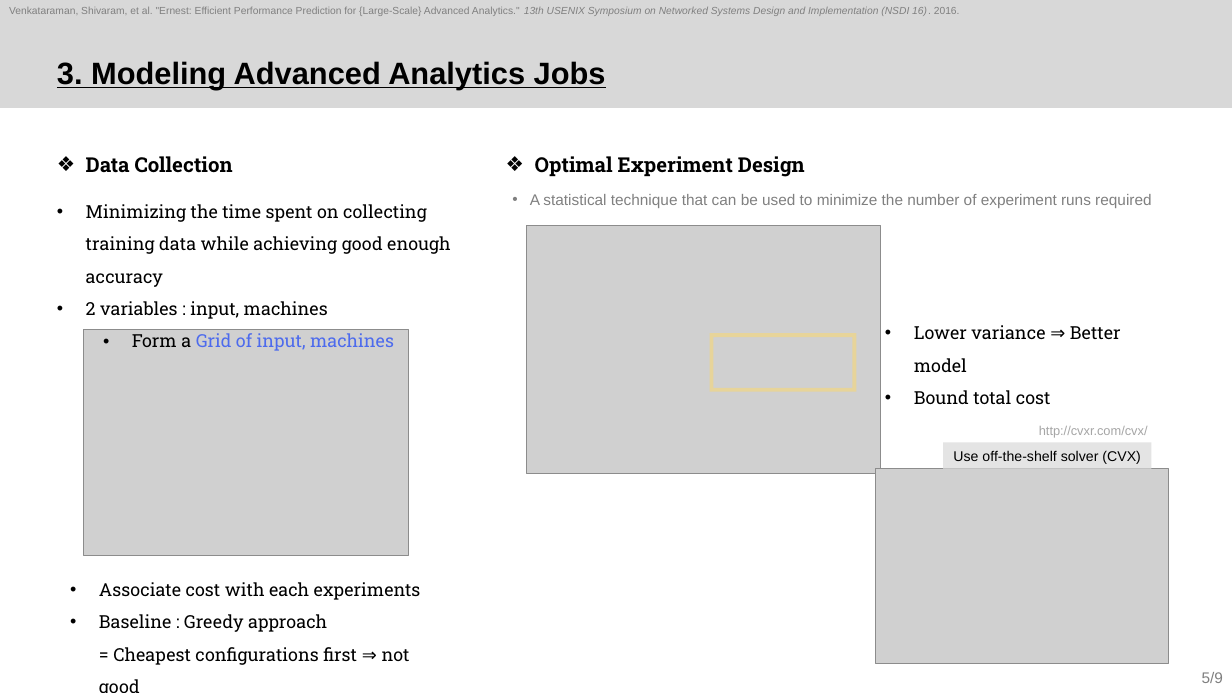
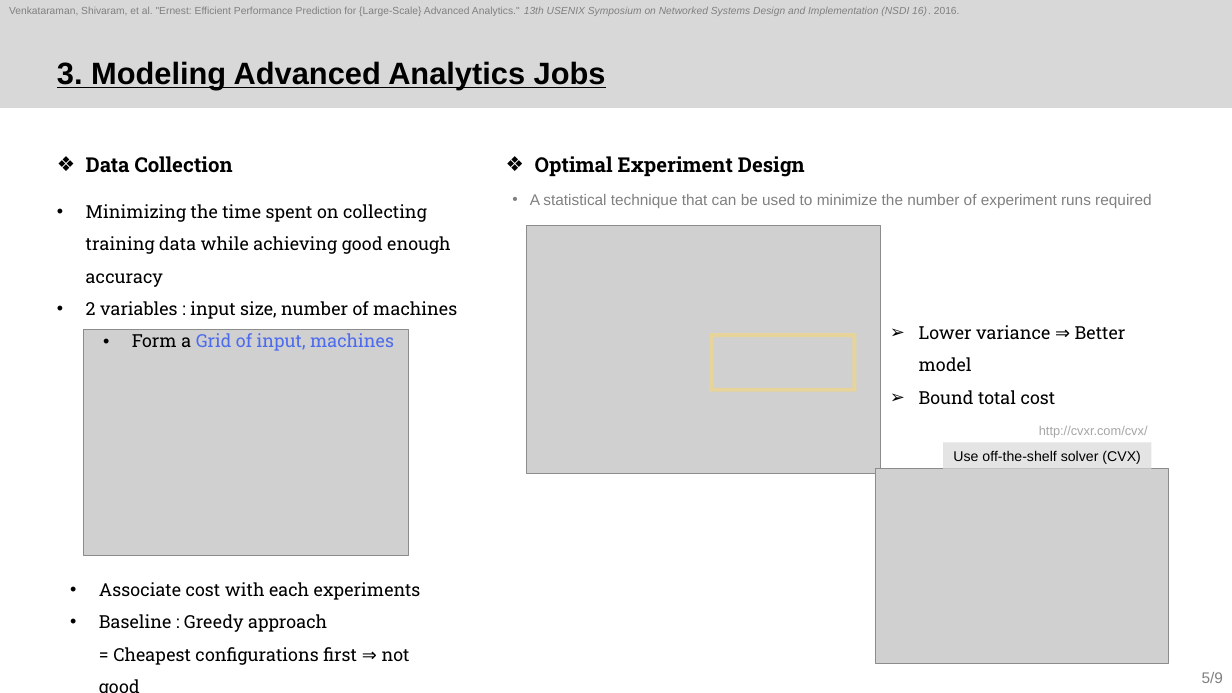
Before and after one commit to sohee98/2022-2nd-Course, a slide deck: slide 5 of Cloud Computing/Paper review/3. Ernest/22.11.22_Ernest_SoheeKim.pptx. Drawn at 1232x693 pixels with LibreOffice and Linux fonts; fonts in the diff are those of the drawing; grey boxes stand for pictures. Boxes give left, top, right and bottom in pixels: in the first picture for what was removed or moved away, otherwise in the second. Text is boxed around its words. In the diff, an @@ line names an element or a change of style, - is before the commit and + after.

```diff
--- a/Cloud Computing/Paper review/3. Ernest/22.11.22_Ernest_SoheeKim.pptx
+++ b/Cloud Computing/Paper review/3. Ernest/22.11.22_Ernest_SoheeKim.pptx
@@ text at (86, 301, 457, 319): text changed @@
-• 2 variables : input, machines
+• 2 variables : input size, number of machines
@@ text "Lower variance ⇒ Better model" at (919, 325, 1126, 404): bullet • to ➢ @@
```
Also in this commit, not shown: 3 other slides changed, 2 slides added, 1 other file.
